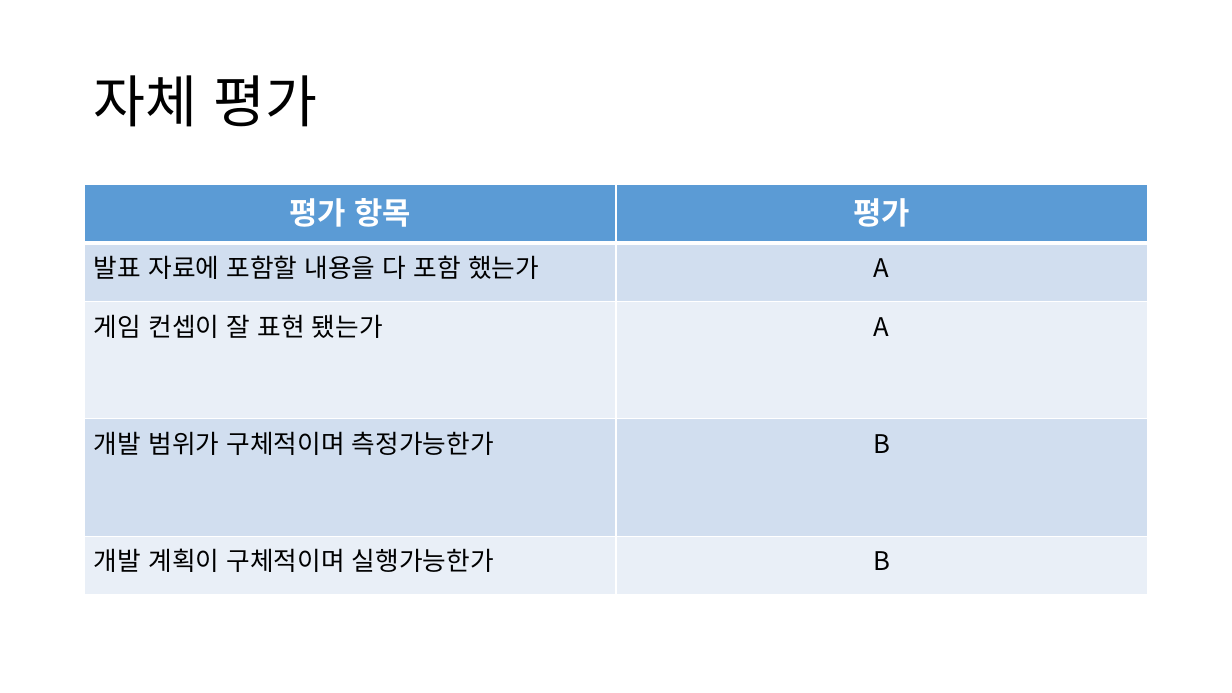
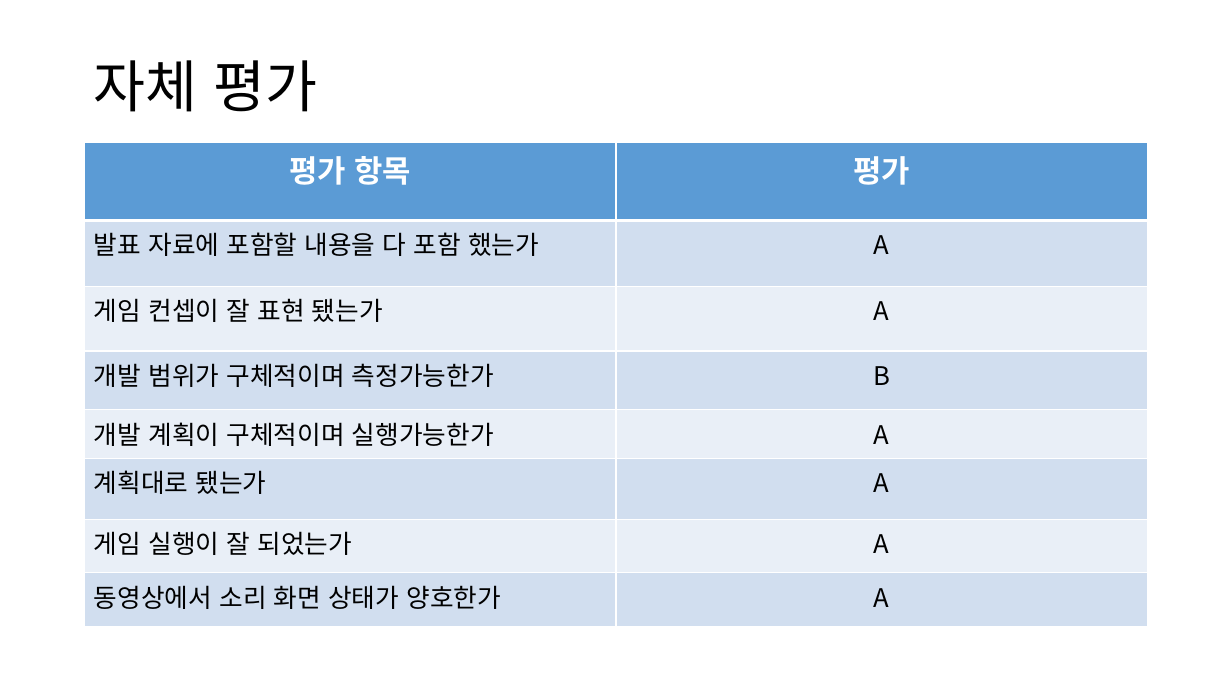
Before and after one commit to NadanKim/BubbleBobble_Copy, a slide deck: slide 5 of 2013180003 김나단 2차발표 ppt.pptx (slide 4 before the commit). Drawn at 1232x693 pixels with LibreOffice and Linux fonts; fonts in the diff are those of the drawing. Boxes give left, top, right and bottom in pixels: in the first picture for what was removed or moved away, otherwise in the second. Text is boxed around its words. In the diff, an @@ line names an element or a change of style, - is before the commit and + after.

```diff
--- a/2013180003 김나단 2차발표 ppt.pptx
+++ b/2013180003 김나단 2차발표 ppt.pptx
@@ title "자체 평가": place and size @@
-title "자체 평가" at <box>94,75,318,127</box>
+title "자체 평가" at <box>94,60,318,112</box>
@@ table at <box>85,142,1148,627</box> @@
-row 5: 개발 계획이 구체적이며 실행가능한가 | B
+row 5: 개발 계획이 구체적이며 실행가능한가 | A
+row 6: 계획대로 됐는가 | A
+row 7: 게임 실행이 잘 되었는가 | A
+row 8: 동영상에서 소리 화면 상태가 양호한가 | A
@@ table: place and size @@
-table at <box>85,185,1148,595</box>
+table at <box>85,142,1148,627</box>
```
Also in this commit, not shown: 2 other slides changed, 1 slide added, 10 other files.
